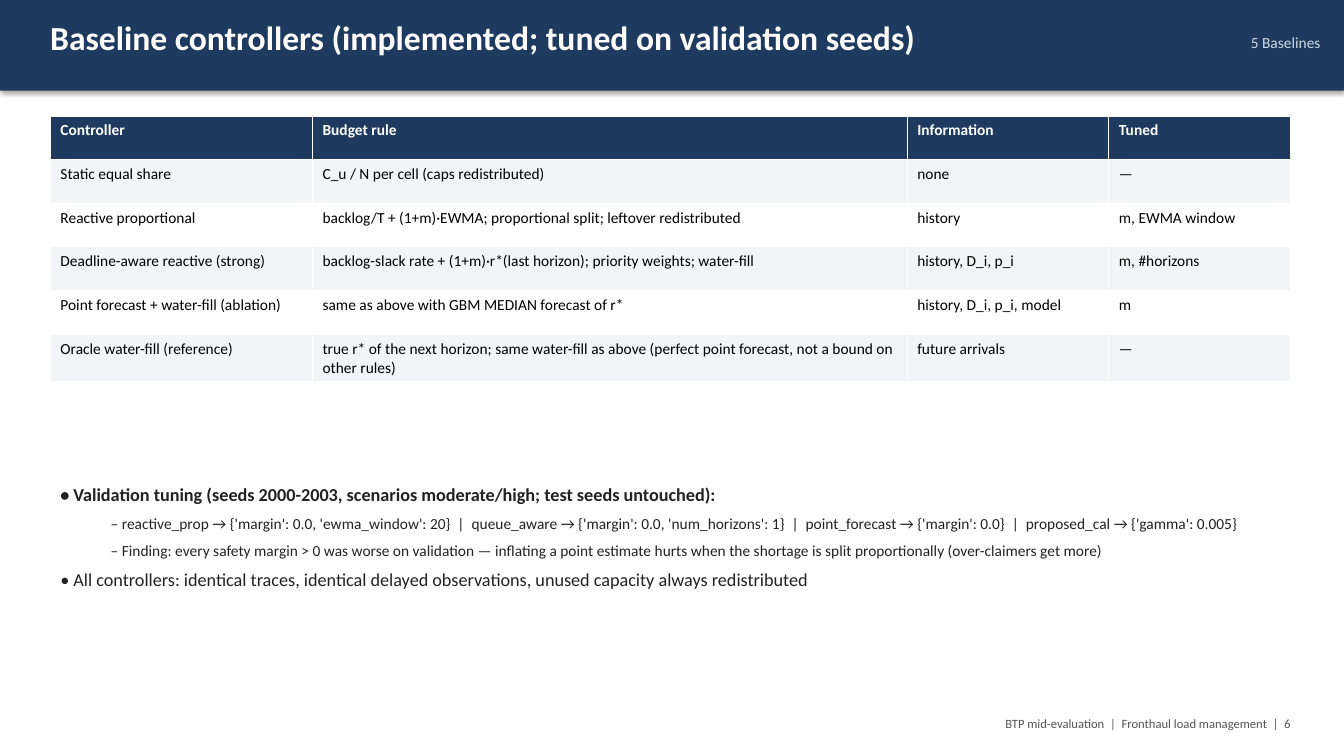
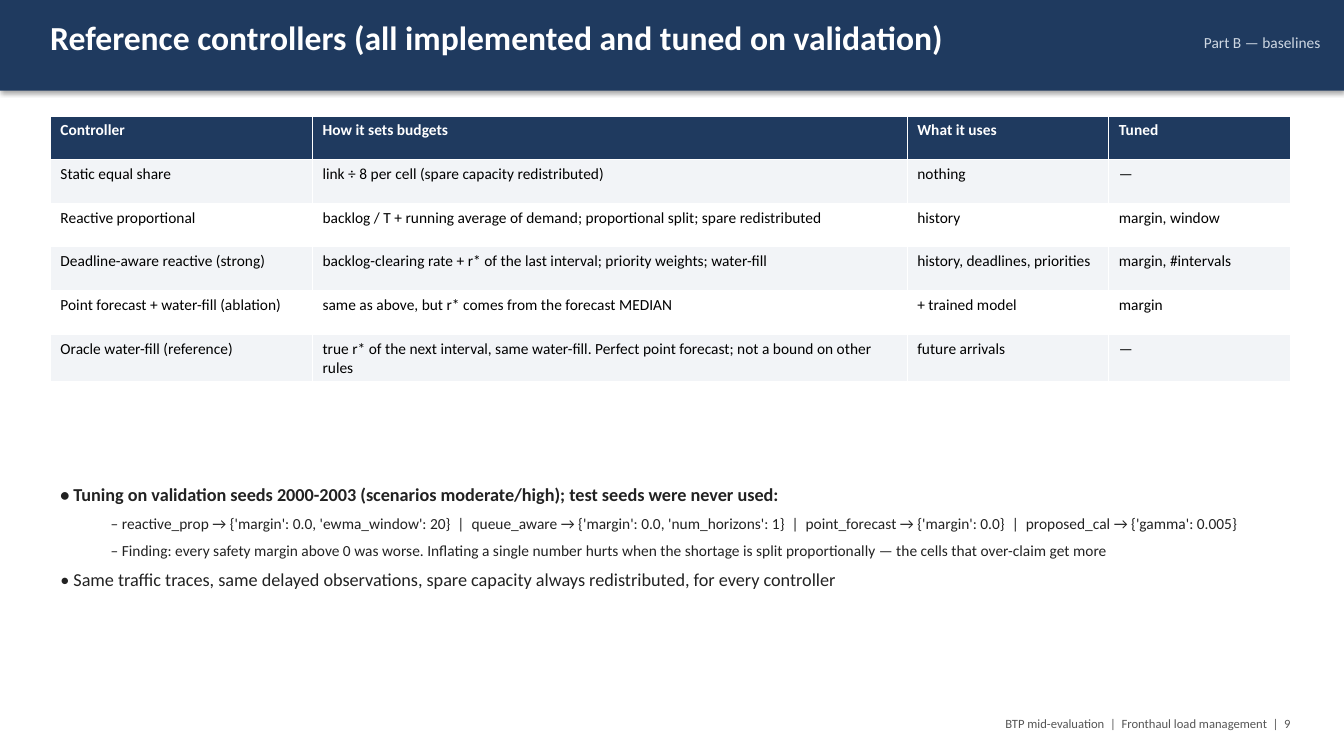
Before and after one commit to Harshvardhan-To1/BTP, a slide deck: slide 9 of docs/fhlm/BTP_midterm_fronthaul_load_management.pptx (slide 6 before the commit). Drawn at 1344x756 pixels with LibreOffice and Linux fonts; fonts in the diff are those of the drawing. Boxes give left, top, right and bottom in pixels: in the first picture for what was removed or moved away, otherwise in the second. Text is boxed around its words. In the diff, an @@ line names an element or a change of style, - is before the commit and + after.

```diff
--- a/docs/fhlm/BTP_midterm_fronthaul_load_management.pptx
+++ b/docs/fhlm/BTP_midterm_fronthaul_load_management.pptx
@@ text at (x1=50, y1=25, x2=943, y2=56): text changed @@
-Baseline controllers (implemented; tuned on validation seeds)
+Reference controllers (all implemented and tuned on validation)
@@ text at (x1=1204, y1=37, x2=1320, y2=48): text changed @@
-5 Baselines
+Part B — baselines
@@ table at (x1=50, y1=116, x2=1291, y2=378) @@
-row 1, column 2: Budget rule
+row 1, column 2: How it sets budgets
-row 1, column 3: Information
+row 1, column 3: What it uses
-row 2, column 2: C_u / N per cell (caps redistributed)
+row 2, column 2: link ÷ 8 per cell (spare capacity redistributed)
-row 2, column 3: none
+row 2, column 3: nothing
-row 3, column 2: backlog/T + (1+m)·EWMA; proportional split; leftover redistributed
+row 3, column 2: backlog / T + running average of demand; proportional split; spare redistributed
-row 3, column 4: m, EWMA window
+row 3, column 4: margin, window
-row 4: Deadline-aware reactive (strong) | backlog-slack rate + (1+m)·r*(last horizon); priority weights; water-fill | history, D_i, p_i | m, #horizons
+row 4: Deadline-aware reactive (strong) | backlog-clearing rate + r* of the last interval; priority weights; water-fill | history, deadlines, priorities | margin, #intervals
-row 5: Point forecast + water-fill (ablation) | same as above with GBM MEDIAN forecast of r* | history, D_i, p_i, model | m
+row 5: Point forecast + water-fill (ablation) | same as above, but r* comes from the forecast MEDIAN | + trained model | margin
-row 6, column 2: true r* of the next horizon; same water-fill as above (perfect point forecast, not a bound on other rules)
+row 6, column 2: true r* of the next interval, same water-fill. Perfect point forecast; not a bound on other rules
@@ text at (x1=73, y1=487, x2=779, y2=504): text changed @@
-• Validation tuning (seeds 2000-2003, scenarios moderate/high; test seeds untouched):
+• Tuning on validation seeds 2000-2003 (scenarios moderate/high); test seeds were never used:
@@ text at (x1=73, y1=545, x2=1106, y2=589): text changed @@
-  – Finding: every safety margin > 0 was worse on validation — inflating a point estimate hurts when the shortage is split proportionally (over-claimers get more)
-• All controllers: identical traces, identical delayed observations, unused capacity always redistributed
+  – Finding: every safety margin above 0 was worse. Inflating a single number hurts when the shortage is split proportionally — the cells that over-claim get more
+• Same traffic traces, same delayed observations, spare capacity always redistributed, for every controller
@@ text at (x1=1005, y1=719, x2=1290, y2=730): text changed @@
-BTP mid-evaluation | Fronthaul load management | 6
+BTP mid-evaluation | Fronthaul load management | 9
```
Also in this commit, not shown: 19 other slides changed, 4 slides added, 7 other files.
